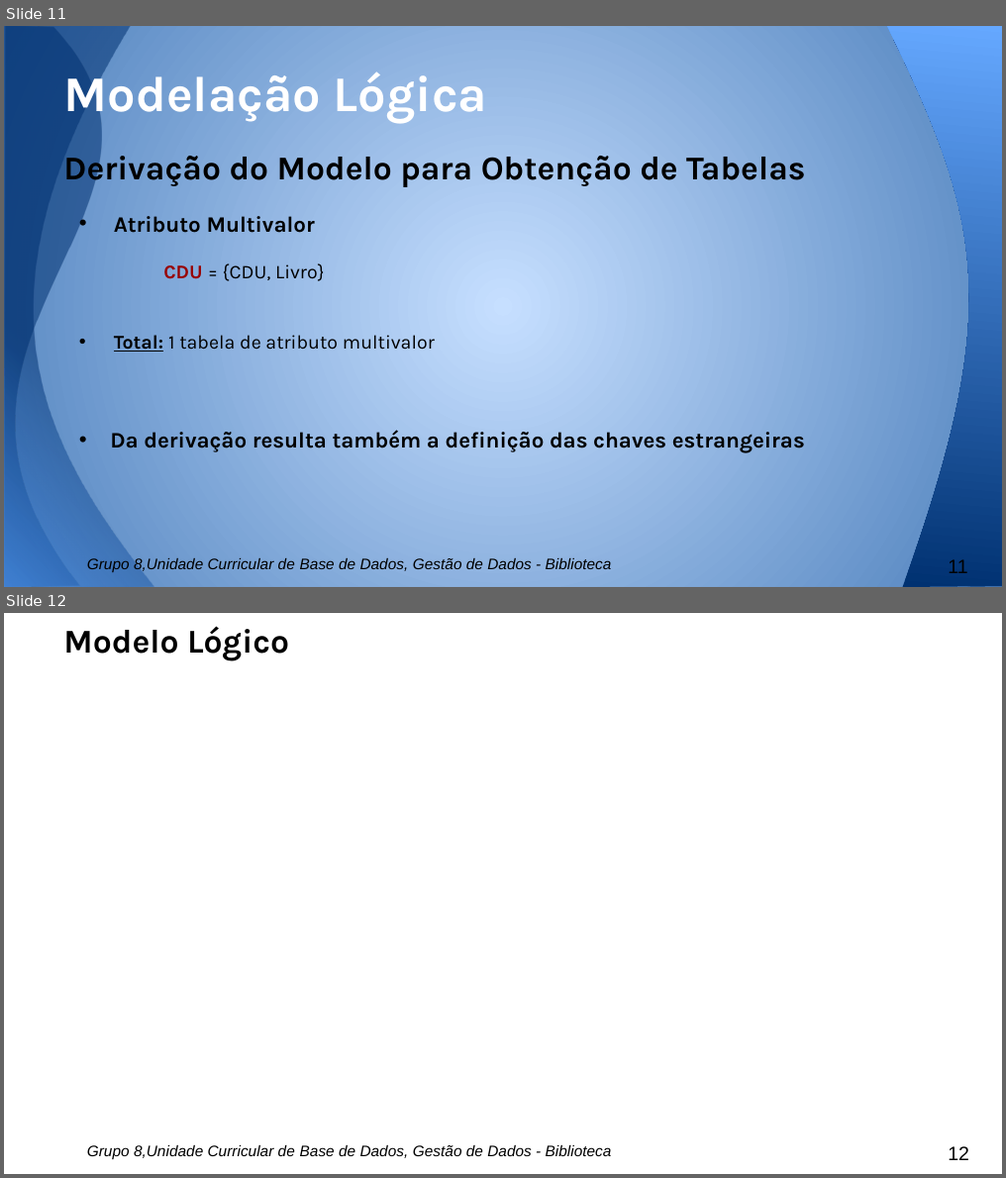
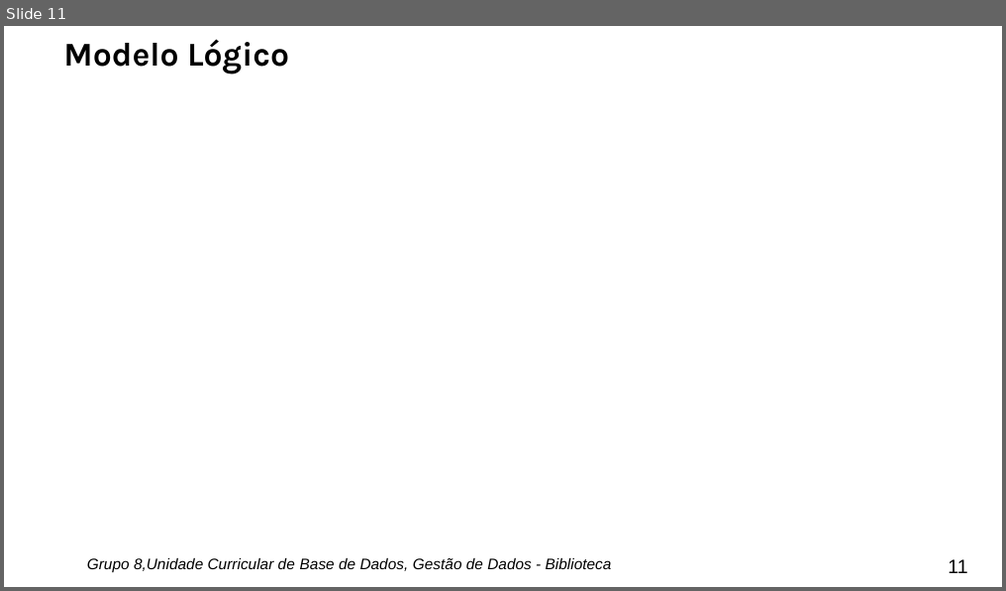
Before and after one commit to b-p3r/BD-1516, a slide deck: Apresentacao/Apresentacao-andre.pptx. Shown one above the other, each under a label of ours: slides 11 and 12 before the commit, slide 11 after it. The pictures are 1006x1178 and 1006x591 pixels, drawn with LibreOffice and Linux fonts; fonts in the diff are those of the drawing; background and template pictures are left out. Boxes give left, top, right and bottom in pixels: in the first picture for what was removed or moved away, otherwise in the second. Text is boxed around its words. In the diff, an @@ line names an element or a change of style, - is before the commit and + after.

```diff
--- a/Apresentacao/Apresentacao-andre.pptx
+++ b/Apresentacao/Apresentacao-andre.pptx
@@ slide 11 removed at box(4, 26, 1002, 587), background gradient #C6DFFF to #4F81BD @@
@@ freeform shape removed at box(4, 26, 153, 586) @@
@@ freeform shape removed at box(4, 26, 221, 586) @@
@@ freeform shape removed at box(887, 26, 1002, 587) @@
@@ title removed at box(63, 67, 487, 124) @@
-Modelação Lógica
@@ text removed at box(63, 150, 805, 454) @@
-Derivação do Modelo para Obtenção de Tabelas
-• Atributo Multivalor
-CDU = {CDU, Livro}
-• Total: 1 tabela de atributo multivalor
-• Da derivação resulta também a definição das chaves estrangeiras
@@ text removed at box(87, 559, 612, 572) @@
-Grupo 8,Unidade Curricular de Base de Dados, Gestão de Dados - Biblioteca
@@ page number removed at box(947, 560, 967, 573) @@
-11
@@ what was slide 12 is now slide 11 @@
@@ page number at box(947, 560, 967, 573): text changed @@
-12
+11
```
Also in this commit, not shown: 8 slides changed.
